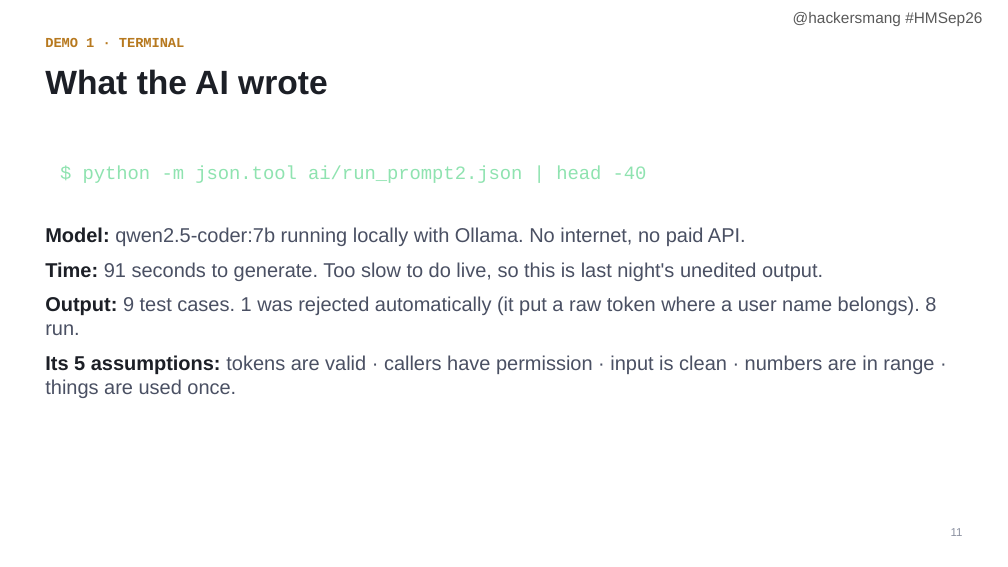
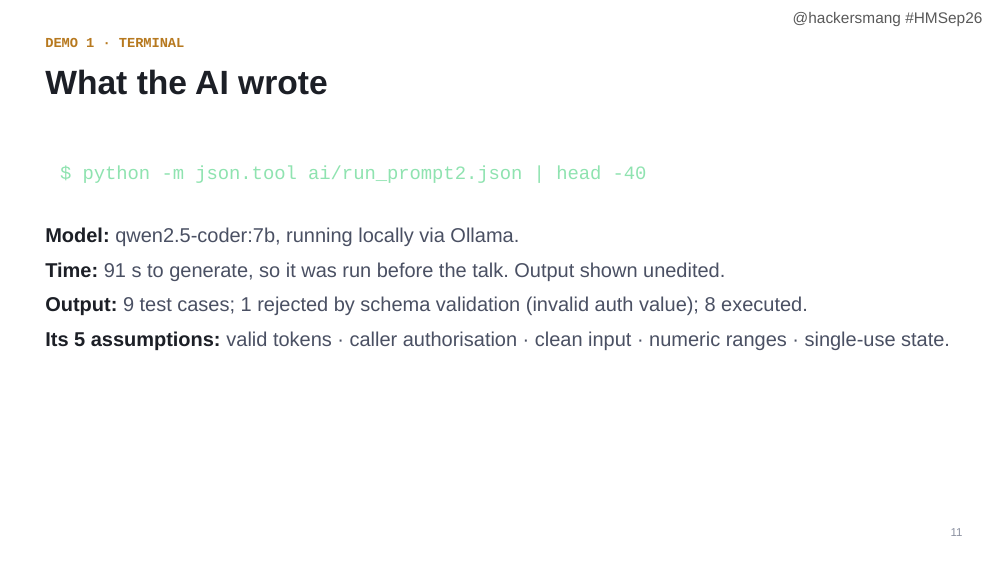
Before and after one commit to vidyarathna/break-my-api, a slide deck: slide 11 of slides/Break-My-API-HMSep26.pptx. Drawn at 1008x567 pixels with LibreOffice and Linux fonts; fonts in the diff are those of the drawing; background and template pictures are left out. Boxes give left, top, right and bottom in pixels: in the first picture for what was removed or moved away, otherwise in the second. Text is boxed around its words. In the diff, an @@ line names an element or a change of style, - is before the commit and + after.

Commit message:
Tighten deck wording

```diff
--- a/slides/Break-My-API-HMSep26.pptx
+++ b/slides/Break-My-API-HMSep26.pptx
@@ text at (x1=45, y1=227, x2=950, y2=350): text changed @@
-• Model: qwen2.5-coder:7b running locally with Ollama. No internet, no paid API.
-• Time: 91 seconds to generate. Too slow to do live, so this is last night's unedited output.
-• Output: 9 test cases. 1 was rejected automatically (it put a raw token where a user name belongs). 8 run.
-• Its 5 assumptions: tokens are valid · callers have permission · input is clean · numbers are in range · things are used once.
+• Model: qwen2.5-coder:7b, running locally via Ollama.
+• Time: 91 s to generate, so it was run before the talk. Output shown unedited.
+• Output: 9 test cases; 1 rejected by schema validation (invalid auth value); 8 executed.
+• Its 5 assumptions: valid tokens · caller authorisation · clean input · numeric ranges · single-use state.
```
Also in this commit, not shown: 3 other slides changed.
